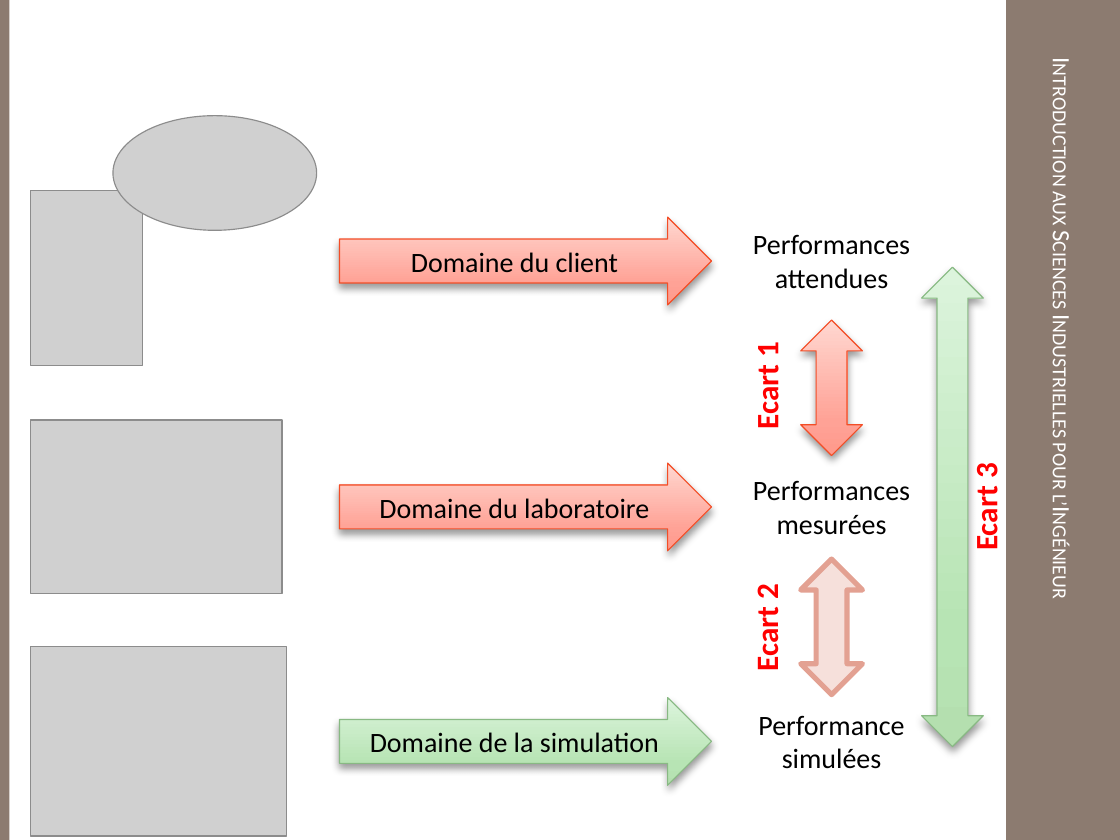
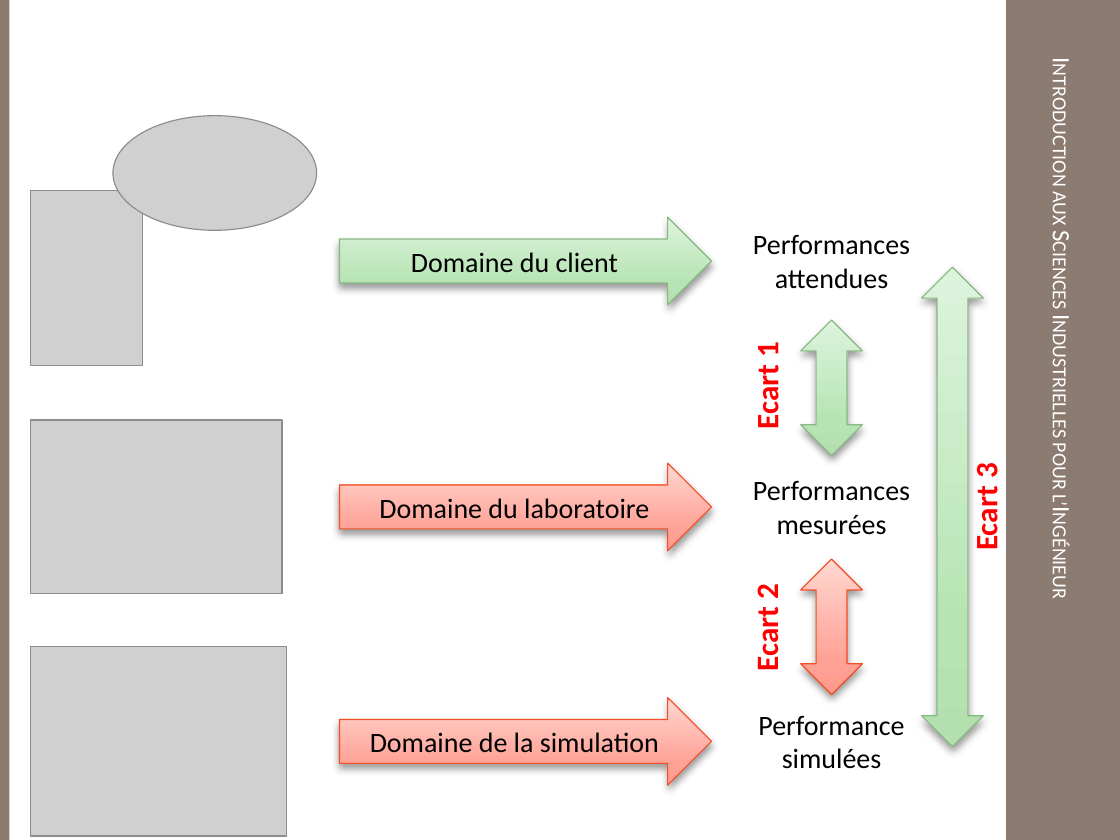
Before and after one commit to xpessoles/TP_Documents, a slide deck: slide 1 of Ressources/Ecarts.pptx. Drawn at 1120x840 pixels with LibreOffice and Linux fonts; fonts in the diff are those of the drawing; grey boxes stand for pictures; background and template pictures are left out. Boxes give left, top, right and bottom in pixels: in the first picture for what was removed or moved away, otherwise in the second. Text is boxed around its words. In the diff, an @@ line names an element or a change of style, - is before the commit and + after.

```diff
--- a/Ressources/Ecarts.pptx
+++ b/Ressources/Ecarts.pptx
@@ right arrow "Domaine du client" at (x1=339, y1=217, x2=711, y2=305): fill gradient #FF9A8C to #FFA397 to #FFD6D2 to gradient #B4DFB0 to #B9E4B5 to #DEF5DC; outline #F34E27 0.75 pt to #88B983 0.75 pt @@
@@ up down arrow at (x1=801, y1=320, x2=862, y2=456): fill gradient #FF9A8C to #FFA397 to #FFD6D2 to gradient #B4DFB0 to #B9E4B5 to #DEF5DC; outline #F34E27 0.75 pt to #88B983 0.75 pt @@
@@ up down arrow at (x1=801, y1=559, x2=862, y2=694): fill #F6E0DB to gradient #FF9A8C to #FFA397 to #FFD6D2; outline #E3A192 3.35 pt to #F34E27 0.75 pt; shadow on @@
@@ right arrow "Domaine de la simulation" at (x1=339, y1=698, x2=711, y2=785): fill gradient #B4DFB0 to #B9E4B5 to #DEF5DC to gradient #FF9A8C to #FFA397 to #FFD6D2; outline #88B983 0.75 pt to #F34E27 0.75 pt @@
```
Also in this commit, not shown: 25 other files.
